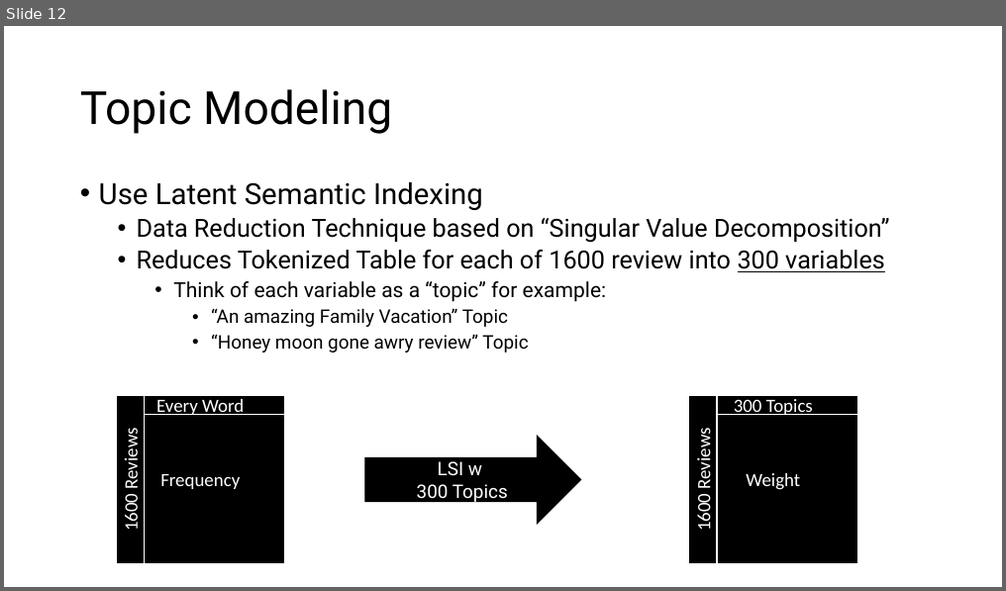
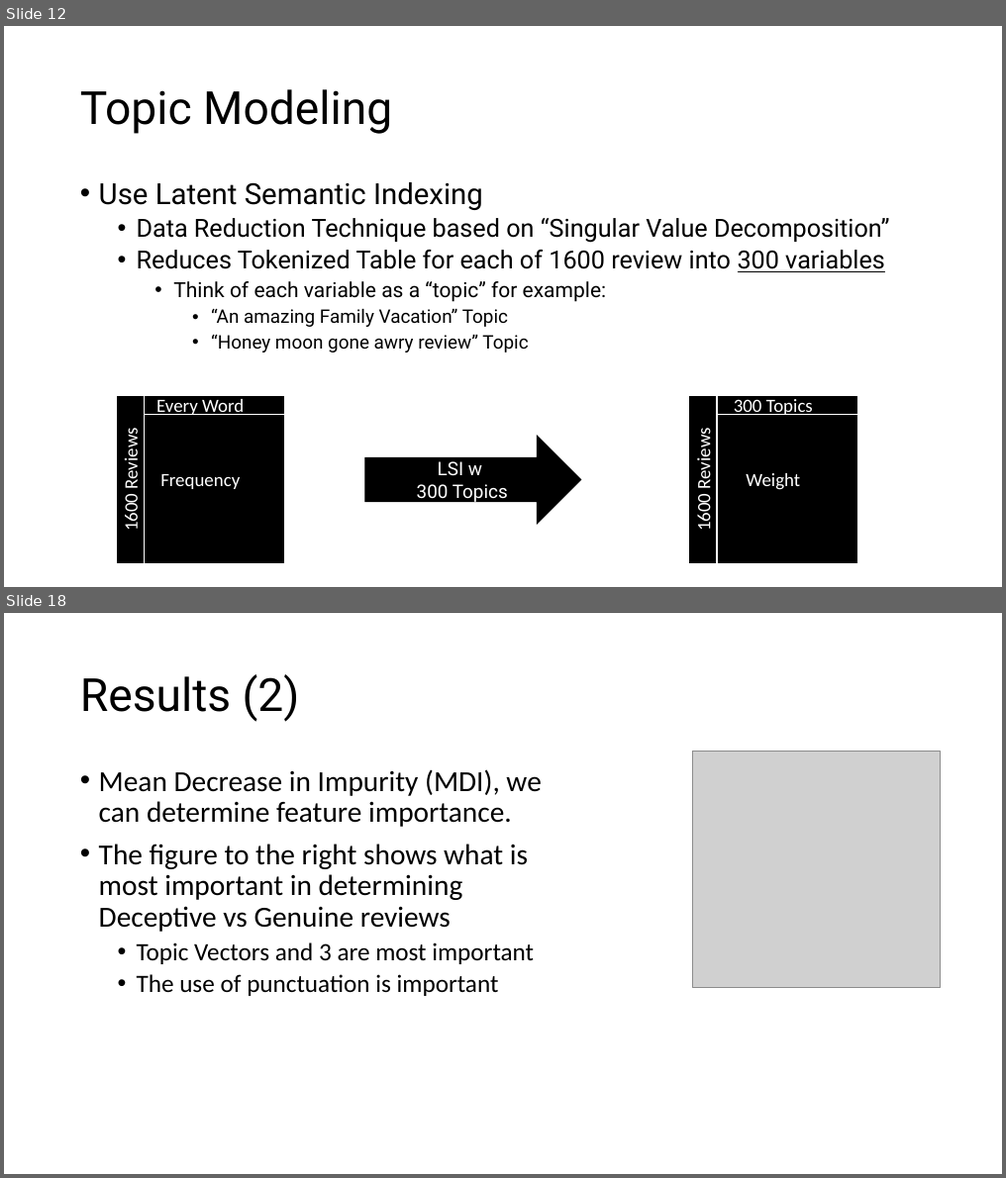
Before and after one commit to chrisgian/Capstone2-NLP-Hotel-Reviews, a slide deck: NLP 2 - Hotel Reviews Deliverable.pptx. Shown one above the other, each under a label of ours: slide 12 before the commit, slides 12 and 18 after it; the slides between them are not shown. The pictures are 1006x591 and 1006x1178 pixels, drawn with LibreOffice and Linux fonts; fonts in the diff are those of the drawing; grey boxes stand for pictures. Boxes give left, top, right and bottom in pixels: in the first picture for what was removed or moved away, otherwise in the second. Text is boxed around its words. In the diff, an @@ line names an element or a change of style, - is before the commit and + after.

```diff
--- a/NLP 2 - Hotel Reviews Deliverable.pptx
+++ b/NLP 2 - Hotel Reviews Deliverable.pptx
@@ slide 18 added at (4, 613, 1002, 1174), background #FFFFFF @@
@@ title added at (80, 674, 300, 722), 44 pt, text #000000 @@
+Results (2)
@@ picture added at (693, 752, 941, 987) @@
@@ text added at (99, 769, 541, 996), 28 pt, text #000000 @@
+• Mean Decrease in Impurity (MDI), we can determine feature importance.
+• The figure to the right shows what is most important in determining Deceptive vs Genuine reviews
+  • Topic Vectors and 3 are most important
+  • The use of punctuation is important
```
Also in this commit, not shown: 4 slides changed, 4 other slides added, 3 other files.
